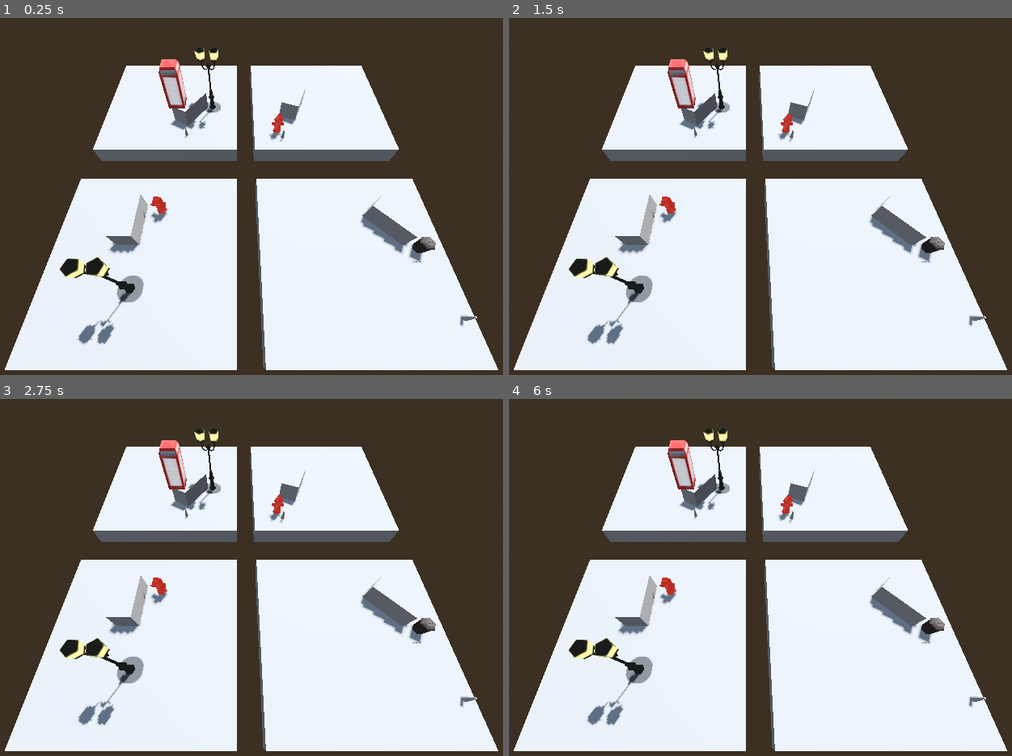
Above: before the commit, frames 1-4 (two rows, left to right).
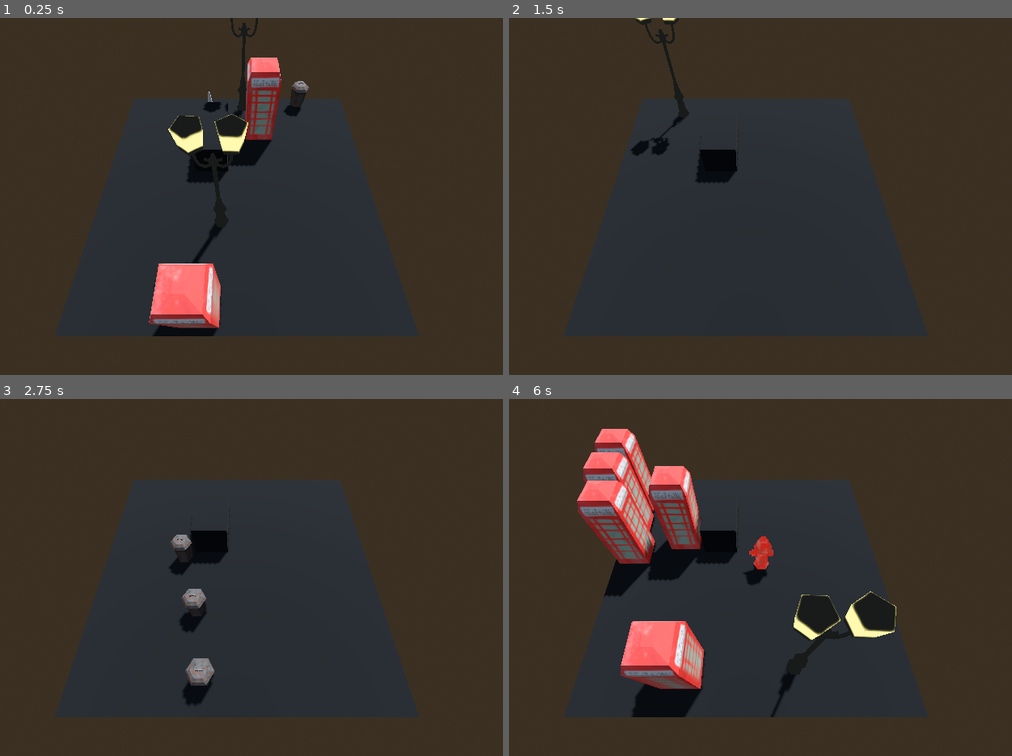
Above: after the commit, the same moments.

Repository: Dorifor/props-busters
Game: Godot game, scene res://assets/temporary/spawnable_items.tscn
Two runs of this game, one before a commit and one after it. Both use one fixed random seed, a clock stepped at 60 frames per second and the inputs below. This scene is started directly instead of the project's main scene.
Inputs (mouse positions are in pixels of both pictures, inside the frame that each line leads up to):
- Up to frame 1 (0.25 s): no input
- Up to frame 2 (1.5 s): tap Enter (ui_accept) at 0.5, 0.77, 1.25 s; move the mouse to (886, 182) at 0.52 s; hold D (right) 0.53-1.28 s; tap Tab (tab) at 0.6 s; move the mouse to (614, 217) at 1.27 s; hold S (backward) from 1.28 s (still down); right-click (614, 217) at 1.35 s
- Up to frame 3 (2.75 s): tap Enter (ui_accept) at 1.52, 2 s; tap Tab (tab) at 1.55, 2.3 s; move the mouse to (301, 502) at 2.02 s; release S (backward) at 2.03 s; hold D (right) from 2.03 s (still down); hold E (interact) from 2.03 s (still down)
- Up to frame 4 (6 s): tap Enter (ui_accept) at 2.75, 3.02, 3.5, 3.77, 4.25, 4.52 s; move the mouse to (715, 652) at 2.77 s; release D (right) at 2.78 s; release E (interact) at 2.78 s; hold W (forward) 2.78-3.53 s; tap Shift (run) at 2.85 s; tap Tab (tab) at 3.05, 3.8, 4.35, 5.1 s; move the mouse to (941, 634) at 3.52 s; hold A (left) 3.53-5.03 s; tap R (shortening) at 3.6 s; move the mouse to (554, 527) at 4.27 s; move the mouse to (780, 581) at 5.02 s; hold S (backward) 5.03-5.78 s; move the mouse to (649, 488) at 5.77 s; hold D (right) from 5.78 s (still down); right-click (649, 488) at 5.85 s

The runs differ from the first frame. In frame 1, 57% of the frame differs, in the area x 0-100%, y 0-99%; in frame 2, 56%; in frame 3, 56%; in frame 4, 59%, in the area x 0-100%, y 8-99%.

Commit message:
fix: overlapping props

Diff:
--- a/assets/props/fire_hydrant.tscn
+++ b/assets/props/fire_hydrant.tscn
@@ -44,11 +44,13 @@
 shadow_mesh = SubResource("ArrayMesh_a5si5")
 
 [sub_resource type="CylinderShape3D" id="CylinderShape3D_aqb2t"]
+resource_local_to_scene = true
 height = 1.111
 radius = 0.34
 
-[node name="Fire Hydrant" type="StaticBody3D"]
+[node name="Fire Hydrant" type="StaticBody3D" groups=["prop"]]
 collision_layer = 4
+collision_mask = 5
 metadata/can_transform = false
 
 [node name="Mesh" type="MeshInstance3D" parent="."]
--- a/assets/props/lamp.tscn
+++ b/assets/props/lamp.tscn
@@ -36,11 +36,13 @@
 material = SubResource("StandardMaterial3D_fhom7")
 
 [sub_resource type="CylinderShape3D" id="CylinderShape3D_1p288"]
+resource_local_to_scene = true
 height = 3.5
 radius = 0.4
 
-[node name="lamp" type="StaticBody3D"]
+[node name="lamp" type="StaticBody3D" groups=["prop"]]
 collision_layer = 4
+collision_mask = 5
 metadata/_edit_group_ = true
 metadata/can_transform = false
 
--- a/assets/props/phone_box.tscn
+++ b/assets/props/phone_box.tscn
@@ -5,7 +5,6 @@
 
 [sub_resource type="StandardMaterial3D" id="StandardMaterial3D_a0i0s"]
 resource_name = "lambert1"
-transparency = 1
 diffuse_mode = 1
 albedo_texture = ExtResource("1_v6ea4")
 metallic = 0.2
@@ -43,14 +42,15 @@
 "vertex_count": 64,
 "vertex_data": PackedByteArray("YjDAvZv3mT9ep7G90myzPh/3jD+K+Km+0myzvh/3jD+K+Km+ZTDAPZv3mT9ep7G9vJzhPuUmWz97+t2+vJzhvuU …(1623 unchanged characters)…
 }]
-blend_shape_mode = 0
 shadow_mesh = SubResource("ArrayMesh_e5tau")
 
 [sub_resource type="BoxShape3D" id="BoxShape3D_u1gu7"]
+resource_local_to_scene = true
 size = Vector3(0.9, 2.41, 0.9)
 
-[node name="Prop" type="StaticBody3D"]
+[node name="Prop" type="StaticBody3D" groups=["prop"]]
 collision_layer = 4
+collision_mask = 5
 metadata/can_transform = true
 
 [node name="Mesh" type="MeshInstance3D" parent="."]
--- a/assets/props/prop.tscn
+++ b/assets/props/prop.tscn
@@ -6,11 +6,13 @@
 height = 0.5
 
 [sub_resource type="CylinderShape3D" id="CylinderShape3D_aqb2t"]
+resource_local_to_scene = true
 height = 0.5
 radius = 0.1
 
-[node name="Prop" type="StaticBody3D"]
+[node name="Prop" type="StaticBody3D" groups=["prop"]]
 collision_layer = 4
+collision_mask = 5
 metadata/can_transform = false
 
 [node name="Mesh" type="MeshInstance3D" parent="."]
--- a/assets/props/trashcan.tscn
+++ b/assets/props/trashcan.tscn
@@ -45,11 +45,13 @@
 shadow_mesh = SubResource("ArrayMesh_6qpac")
 
 [sub_resource type="CylinderShape3D" id="CylinderShape3D_6wv7a"]
+resource_local_to_scene = true
 height = 0.7
 radius = 0.3
 
-[node name="Prop" type="StaticBody3D"]
+[node name="Prop" type="StaticBody3D" groups=["prop"]]
 collision_layer = 4
+collision_mask = 5
 metadata/can_transform = false
 
 [node name="Mesh" type="MeshInstance3D" parent="."]
--- a/assets/scenes/main.tscn
+++ b/assets/scenes/main.tscn
@@ -235,16 +235,16 @@
 shape = SubResource("BoxShape3D_hth55")
 
 [node name="Trashcan" parent="." instance=ExtResource("8_5qy7n")]
-transform = Transform3D(1, 0, 0, 0, 1, 0, 0, 0, 1, -2.66496, 0.438358, 0)
+transform = Transform3D(1, 0, 0, 0, 1, 0, 0, 0, 1, -2.66496, -0.00223407, 0)
 
 [node name="Trashcan2" parent="." instance=ExtResource("8_5qy7n")]
-transform = Transform3D(1.214, 0, 0, 0, 1.214, 0, 0, 0, 1.214, -1.18889, 0.531097, -1.87659)
+transform = Transform3D(1.214, 0, 0, 0, 1.214, 0, 0, 0, 1.214, -1.18889, -0.00378215, -1.87659)
 
 [node name="lamp" parent="." instance=ExtResource("8_y5anu")]
-transform = Transform3D(1, 0, 0, 0, 1, 0, 0, 0, 1, 1.99846, 1.755, -2.12413)
+transform = Transform3D(1, 0, 0, 0, 1, 0, 0, 0, 1, 1.99846, 0.055, -2.12413)
 
 [node name="Prop" parent="." instance=ExtResource("9_khxab")]
-transform = Transform3D(1, 0, 0, 0, 1, 0, 0, 0, 1, -2.29277, 0.255, 1.47877)
+transform = Transform3D(1, 0, 0, 0, 1, 0, 0, 0, 1, -2.29277, 0.00155991, 1.47877)
 
 [node name="SpawnPath" type="Path3D" parent="."]
 transform = Transform3D(0.44, 0, 0, 0, 0.44, 0, 0, 0, 0.44, -1.37029, 0.604303, -0.562779)
@@ -263,7 +263,7 @@
 gizmo_extents = 0.62
 
 [node name="Fire Hydrant" parent="." instance=ExtResource("13_kkfj7")]
-transform = Transform3D(0.766044, 0, 0.642788, 0, 1, 0, -0.642788, 0, 0.766044, 2, 0.5605, 3)
+transform = Transform3D(0.766044, 0, 0.642788, 0, 1, 0, -0.642788, 0, 0.766044, 2, -0.0395001, 3)
 
 [node name="Static" type="Node3D" parent="."]
 
@@ -329,8 +329,9 @@
 shape = SubResource("ConvexPolygonShape3D_qgguc")
 
 [node name="Prop 2" parent="." instance=ExtResource("16_8dp5m")]
-transform = Transform3D(1, 0, 0, 0, 1, 0, 0, 0, 1, 9.8007, 1.21, 1.2621)
+transform = Transform3D(1, 0, 0, 0, 1, 0, 0, 0, 1, 3.49223, 0.00999993, 1.56467)
 
 [connection signal="server_disconnected" from="." to="." method="_on_server_disconnected"]
 
 [editable path="Pause Menu"]
+[editable path="Prop 2"]
--- a/assets/temporary/spawnable_items.tscn
+++ b/assets/temporary/spawnable_items.tscn
@@ -33,14 +33,25 @@
 [sub_resource type="BoxShape3D" id="BoxShape3D_ktch5"]
 size = Vector3(8, 1, 8)
 
+[sub_resource type="StandardMaterial3D" id="StandardMaterial3D_rbpet"]
+albedo_color = Color(0, 0, 0, 1)
+
 [sub_resource type="BoxMesh" id="BoxMesh_lkm5g"]
+material = SubResource("StandardMaterial3D_rbpet")
 size = Vector3(8, 1, 8)
 
+[sub_resource type="StandardMaterial3D" id="StandardMaterial3D_ug8x1"]
+albedo_color = Color(0, 0, 0, 1)
+
 [sub_resource type="BoxMesh" id="BoxMesh_t0o1n"]
+material = SubResource("StandardMaterial3D_ug8x1")
 size = Vector3(1, 1, 2)
 
-[sub_resource type="ConcavePolygonShape3D" id="ConcavePolygonShape3D_73w5h"]
-data = PackedVector3Array(-0.5, 0.5, 1, 0.5, 0.5, 1, -0.5, -0.5, 1, 0.5, 0.5, 1, 0.5, -0.5, 1, -0.5, -0.5, 1, 0.5, 0.5, -1, -0.5, 0.5, -1, 0.5, -0.5, -1, -0.5, 0.5, -1, -0.5, -0.5, -1, 0.5, -0.5, -1, 0.5, 0.5, 1, 0.5, 0.5, -1, 0.5, -0.5, 1, 0.5, 0.5, -1, 0.5, -0.5, -1, 0.5, -0.5, 1, -0.5, 0.5, -1, -0.5, 0.5, 1, -0.5, -0.5, -1, -0.5, 0.5, 1, -0.5, -0.5, 1, -0.5, -0.5, -1, 0.5, 0.5, 1, -0.5, 0.5, 1, 0.5, 0.5, -1, -0.5, 0.5, 1, -0.5, 0.5, -1, 0.5, 0.5, -1, -0.5, -0.5, 1, 0.5, -0.5, 1, -0.5, -0.5, -1, 0.5, -0.5, 1, 0.5, -0.5, -1, -0.5, -0.5, -1)
+[sub_resource type="BoxShape3D" id="BoxShape3D_7j8l5"]
+size = Vector3(1, 1, 2)
+
+[sub_resource type="BoxShape3D" id="BoxShape3D_0bs2b"]
+size = Vector3(1, 0.1, 2)
 
 [sub_resource type="NavigationMesh" id="NavigationMesh_220pa"]
 vertices = PackedVector3Array(3.75, 0.6, -1.15, 3.25, 0.6, -1.15, 3.2, 0.6, -0.95, 1.2, 0.6, -2.65, 1.6, 0.6, -2.85, 1. …(377 unchanged characters)…
@@ -51,6 +62,9 @@
 region_min_size = 1.0
 region_merge_size = 1.0
 
+[sub_resource type="ConcavePolygonShape3D" id="ConcavePolygonShape3D_73w5h"]
+data = PackedVector3Array(-0.5, 0.5, 1, 0.5, 0.5, 1, -0.5, -0.5, 1, 0.5, 0.5, 1, 0.5, -0.5, 1, -0.5, -0.5, 1, 0.5, 0.5, -1, -0.5, 0.5, -1, 0.5, -0.5, -1, -0.5, 0.5, -1, -0.5, -0.5, -1, 0.5, -0.5, -1, 0.5, 0.5, 1, 0.5, 0.5, -1, 0.5, -0.5, 1, 0.5, 0.5, -1, 0.5, -0.5, -1, 0.5, -0.5, 1, -0.5, 0.5, -1, -0.5, 0.5, 1, -0.5, -0.5, -1, -0.5, 0.5, 1, -0.5, -0.5, 1, -0.5, -0.5, -1, 0.5, 0.5, 1, -0.5, 0.5, 1, 0.5, 0.5, -1, -0.5, 0.5, 1, -0.5, 0.5, -1, 0.5, 0.5, -1, -0.5, -0.5, 1, 0.5, -0.5, 1, -0.5, -0.5, -1, 0.5, -0.5, 1, 0.5, -0.5, -1, -0.5, -0.5, -1)
+
 [sub_resource type="NavigationMesh" id="NavigationMesh_rhths"]
 vertices = PackedVector3Array(-3.75, 0.6, 1.25, -2.7, 0.6, 1.25, -2, 0.6, -0.65, -1.65, 0.6, -3.75, -3.75, 0.6, -3.75,  …(341 unchanged characters)…
 polygons = [PackedInt32Array(1, 0, 2), PackedInt32Array(2, 0, 3), PackedInt32Array(3, 0, 4), PackedInt32Array(3, 5, 2), …(519 unchanged characters)…
@@ -82,7 +96,7 @@
 transform = Transform3D(1, 0, 0, 0, 1, 0, 0, 0, 1, 0, -0.5, 0)
 navigation_mesh = SubResource("NavigationMesh_tui7m")
 script = ExtResource("1_yudpr")
-zone_props = Array[PackedScene]([ExtResource("2_xi7ty"), ExtResource("3_7wnsg")])
+zone_props = Array[PackedScene]([ExtResource("2_xi7ty"), ExtResource("3_7wnsg"), ExtResource("4_xhoii"), ExtResource("5_ad8ko"), ExtResource("6_ix4wx")])
 test_prop = ExtResource("3_6uu2k")
 
 [node name="ground" type="StaticBody3D" parent="NavigationRegion3D"]
@@ -102,10 +116,21 @@
 mesh = SubResource("BoxMesh_t0o1n")
 
 [node name="CollisionShape3D 2" type="CollisionShape3D" parent="NavigationRegion3D/ground 2"]
-shape = SubResource("ConcavePolygonShape3D_73w5h")
+shape = SubResource("BoxShape3D_7j8l5")
+
+[node name="Obstacle" type="StaticBody3D" parent="NavigationRegion3D"]
+transform = Transform3D(1, 0, 0, 0, 1, 0, 0, 0, 1, -0.783522, 1, -1.49471)
+collision_layer = 16
+metadata/_edit_group_ = true
+
+[node name="CollisionShape3D 2" type="CollisionShape3D" parent="NavigationRegion3D/Obstacle"]
+transform = Transform3D(1, 0, 0, 0, 1, 0, 0, 0, 1, 0, -1, 0)
+shape = SubResource("BoxShape3D_0bs2b")
 
 [node name="NavigationRegion3D 2" type="NavigationRegion3D" parent="."]
+process_mode = 4
 transform = Transform3D(1, 0, 0, 0, 1, 0, 0, 0, 1, 9, -0.5, 0)
+visible = false
 navigation_mesh = SubResource("NavigationMesh_220pa")
 script = ExtResource("1_yudpr")
 zone_props = Array[PackedScene]([ExtResource("5_ad8ko"), ExtResource("6_ix4wx")])
@@ -122,6 +147,7 @@
 
 [node name="ground 2" type="StaticBody3D" parent="NavigationRegion3D 2"]
 transform = Transform3D(0.725951, 0, 0.687747, 0, 1, 0, -0.687747, 0, 0.725951, 1.92175, 1, -1.51744)
+collision_layer = 17
 metadata/_edit_group_ = true
 
 [node name="MeshInstance3D" type="MeshInstance3D" parent="NavigationRegion3D 2/ground 2"]
@@ -131,7 +157,9 @@
 shape = SubResource("ConcavePolygonShape3D_73w5h")
 
 [node name="NavigationRegion3D 3" type="NavigationRegion3D" parent="."]
+process_mode = 4
 transform = Transform3D(1, 0, 0, 0, 1, 0, 0, 0, 1, 9, -0.5, -10)
+visible = false
 navigation_mesh = SubResource("NavigationMesh_rhths")
 script = ExtResource("1_yudpr")
 zone_props = Array[PackedScene]([ExtResource("2_xi7ty"), ExtResource("5_ad8ko")])
@@ -148,6 +176,7 @@
 
 [node name="ground 2" type="StaticBody3D" parent="NavigationRegion3D 3"]
 transform = Transform3D(0.934217, 0, -0.356705, 0, 1, 0, 0.356705, 0, 0.934217, -1.61027, 1, 0.567818)
+collision_layer = 17
 metadata/_edit_group_ = true
 
 [node name="MeshInstance3D" type="MeshInstance3D" parent="NavigationRegion3D 3/ground 2"]
@@ -157,7 +186,9 @@
 shape = SubResource("ConcavePolygonShape3D_73w5h")
 
 [node name="NavigationRegion3D 4" type="NavigationRegion3D" parent="."]
+process_mode = 4
 transform = Transform3D(1, 0, 0, 0, 1, 0, 0, 0, 1, 0, -0.5, -10)
+visible = false
 navigation_mesh = SubResource("NavigationMesh_rqt72")
 script = ExtResource("1_yudpr")
 zone_props = Array[PackedScene]([ExtResource("3_7wnsg"), ExtResource("4_xhoii"), ExtResource("5_ad8ko")])
@@ -174,6 +205,7 @@
 
 [node name="ground 2" type="StaticBody3D" parent="NavigationRegion3D 4"]
 transform = Transform3D(0.845579, 0, -0.533851, 0, 1, 0, 0.533851, 0, 0.845579, 1.22068, 1, 1.04495)
+collision_layer = 17
 metadata/_edit_group_ = true
 
 [node name="MeshInstance3D" type="MeshInstance3D" parent="NavigationRegion3D 4/ground 2"]
@@ -183,4 +215,12 @@
 shape = SubResource("ConcavePolygonShape3D_73w5h")
 
 [node name="Camera3D" type="Camera3D" parent="."]
-transform = Transform3D(1, 0, 0, 0, 0.5, 0.866025, 0, -0.866025, 0.5, 4, 10, 3)
+transform = Transform3D(1, 0, 0, 0, -4.37114e-08, 1, 0, -1, -4.37114e-08, 0, 10, 0)
+visible = false
+projection = 1
+size = 10.0
+
+[node name="Camera3D 2" type="Camera3D" parent="."]
+transform = Transform3D(1, 0, 0, 0, 0.5, 0.866025, 0, -0.866025, 0.5, 0, 6, 4)
+current = true
+size = 10.0
--- a/assets/temporary/spawnable_zone.gd
+++ b/assets/temporary/spawnable_zone.gd
@@ -2,39 +2,51 @@
 
 @export var zone_props: Array[PackedScene]
 @export var test_prop: PackedScene
+@export var count: int = 8
 
-var map: RID
+func _ready() -> void:
+	await get_tree().physics_frame
+	await get_tree().physics_frame
 
-# Called when the node enters the scene tree for the first time.
-func _ready() -> void:
-	#for i in range(navigation_mesh.get_polygon_count()):
-		#print(navigation_mesh.get_polygon(i))
-		#var pol = navigation_mesh.get_polygon(i)
-		#var prop = test_prop.instantiate()
-		#add_child(prop)
-		#prop.position = Vector3(pol[0], pol[1], pol[2])
+	var rng = RandomNumberGenerator.new()
 
-	map = NavigationServer3D.map_create()
-	NavigationServer3D.region_set_map(get_rid(), map)
+	for i in range(rng.randi_range(0, count)):
+		spawn_at_random_pos(zone_props.pick_random())
 
-	for i in range(len(zone_props)):
-		spawn_at_random_pos(zone_props[i])
+
+func _input(event: InputEvent) -> void:
+	if Input.is_action_just_pressed("right"):
+		get_tree().reload_current_scene()
 
 
 func spawn_at_random_pos(prop: PackedScene):
-	NavigationServer3D.map_force_update(map)
-	var pos = NavigationServer3D.map_get_random_point(map, 1, false)
-
 	var prop_instance = prop.instantiate() as StaticBody3D
 	add_child(prop_instance)
-	#pos.y = 2
-	#print(pos)
 
-	prop_instance.global_position = pos
+	prop_instance.global_position = get_random_pos()
+	while await is_prop_colliding(prop_instance):
+		prop_instance.global_position = get_random_pos()
+
 
 func get_random_zone_prop():
 	return zone_props.pick_random()
 
-func _input(event: InputEvent) -> void:
-	if Input.is_action_just_pressed("right"):
-		get_tree().reload_current_scene()
+
+func get_random_pos() -> Vector3:
+	return NavigationServer3D.region_get_random_point(get_rid(), 1, false)
+
+
+func is_prop_colliding(prop_instance: StaticBody3D) -> bool:
+	var prop_collision: CollisionShape3D = prop_instance.get_node("Collision")
+
+	var overlap_query := PhysicsShapeQueryParameters3D.new()
+	overlap_query.collide_with_bodies = true
+	overlap_query.transform = prop_instance.global_transform
+	overlap_query.shape = prop_collision.shape
+	overlap_query.collision_mask = 0b10100
+	overlap_query.exclude = [prop_instance.get_rid()]
+	overlap_query.margin = .2
+
+	await get_tree().physics_frame
+	var overlaps = get_world_3d().direct_space_state.intersect_shape(overlap_query)
+	return overlaps.size() > 0
--- a/project.godot
+++ b/project.godot
@@ -33,6 +33,10 @@
 [editor]
 
 naming/node_name_num_separator=1
+
+[global_group]
+
+prop=""
 
 [gui]
 
@@ -106,3 +110,4 @@
 3d_physics/layer_2="hunter"
 3d_physics/layer_3="props"
 3d_physics/layer_4="bullets"
+3d_physics/layer_5="obstacles"
Not shown: 1 places in assets/temporary/spawnable_items.tscn that only renumber resources
